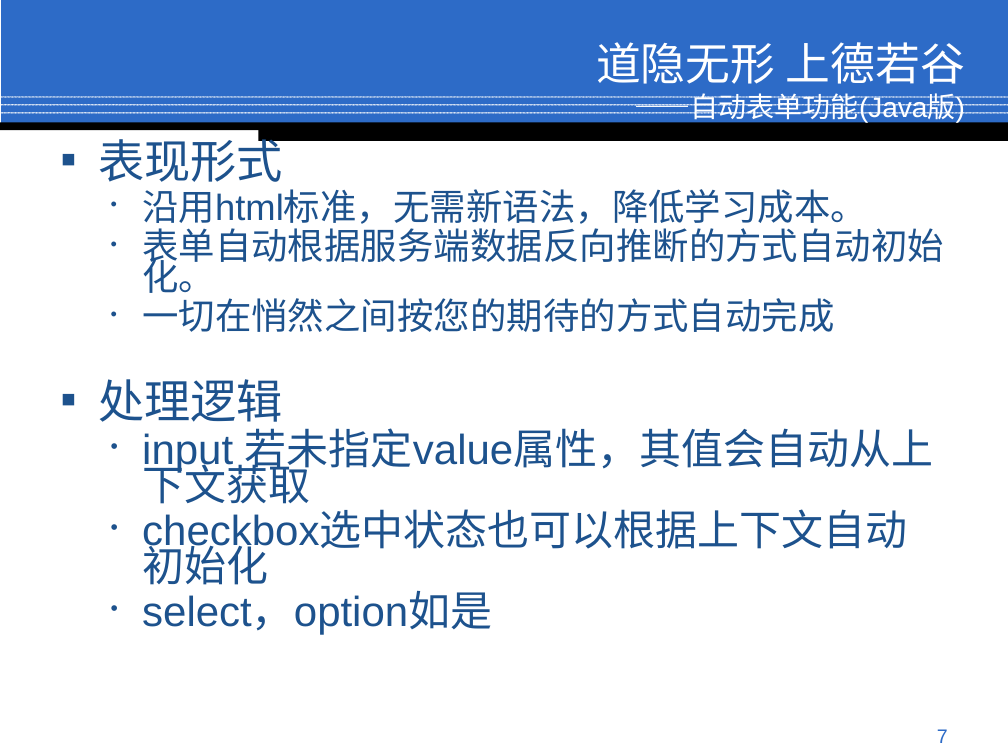
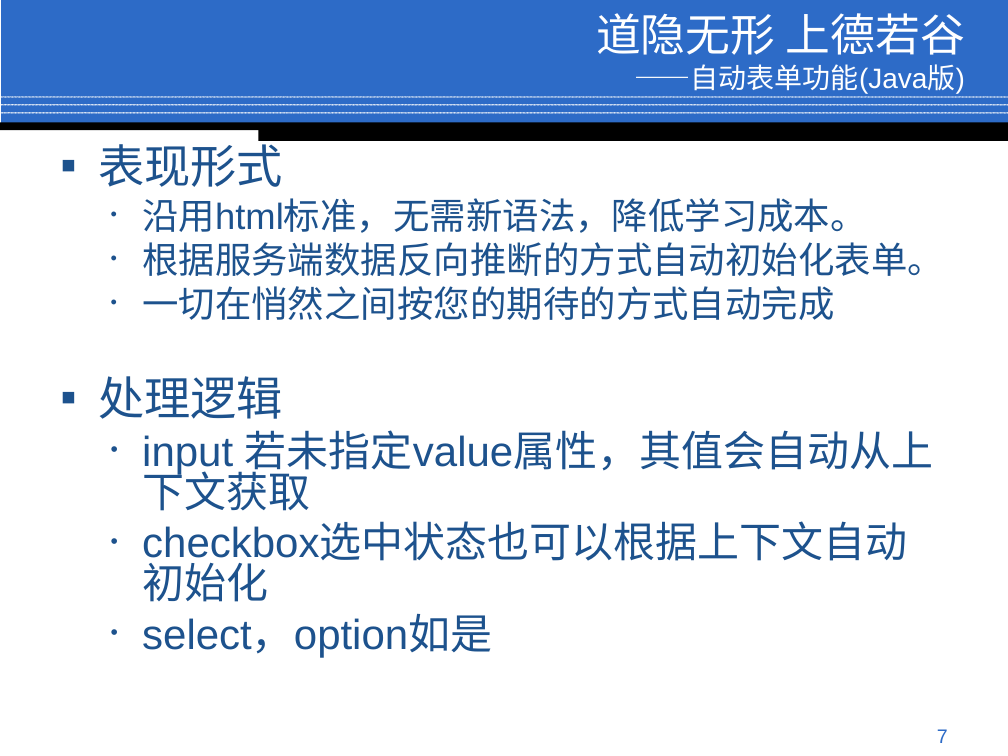
Before and after one commit to jindw/lite, a slide deck: slide 7 of trunk/Lite/web/doc/Preview.ppt. Drawn at 1008x756 pixels with LibreOffice and Linux fonts; fonts in the diff are those of the drawing; background and template pictures are left out. Boxes give left, top, right and bottom in pixels: in the first picture for what was removed or moved away, otherwise in the second. Text is boxed around its words. In the diff, an @@ line names an element or a change of style, - is before the commit and + after.

Commit message:
更新了一下文档

```diff
--- a/trunk/Lite/web/doc/Preview.ppt
+++ b/trunk/Lite/web/doc/Preview.ppt
@@ title "道隐无形 上德若谷 ——自动表单功能(Java版)": place and size @@
-title "道隐无形 上德若谷 ——自动表单功能(Java版)" at (596,42,965,125)
+title "道隐无形 上德若谷 ——自动表单功能(Java版)" at (596,13,965,94)
@@ text at (98,136,933,657): line spacing 0.7 to 0.8 @@
@@ text at (142,242,944,276): text changed @@
-  • 表单自动根据服务端数据反向推断的方式自动初始化。
+  • 根据服务端数据反向推断的方式自动初始化表单。
```
Also in this commit, not shown: 8 other slides changed.
